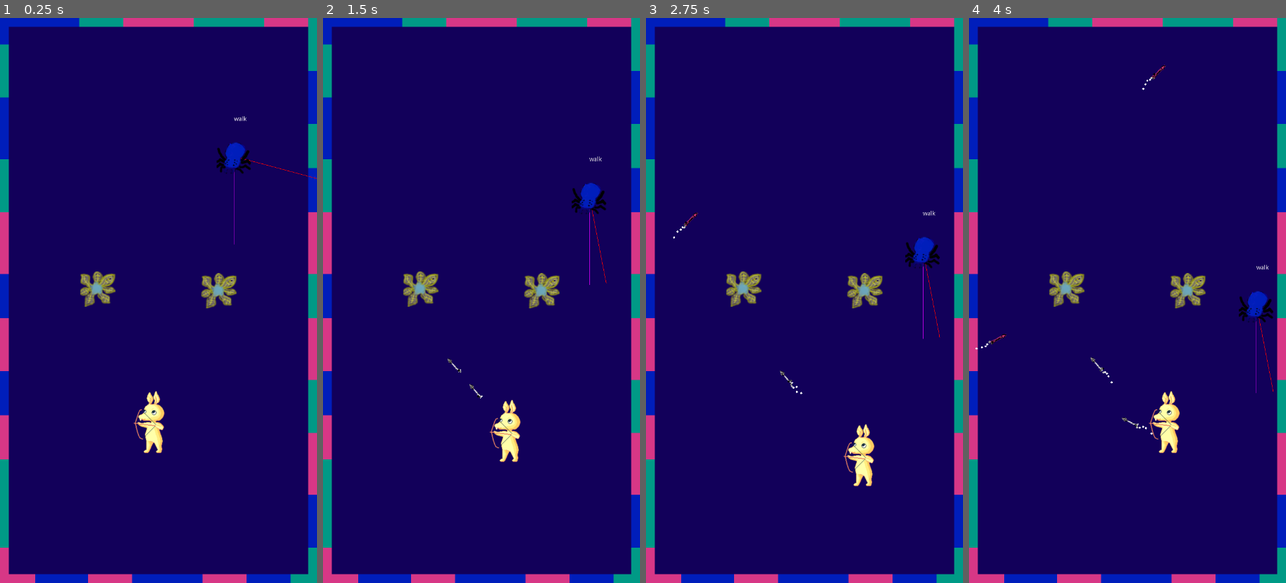
Above: before the commit, frames 1-4 (left to right).
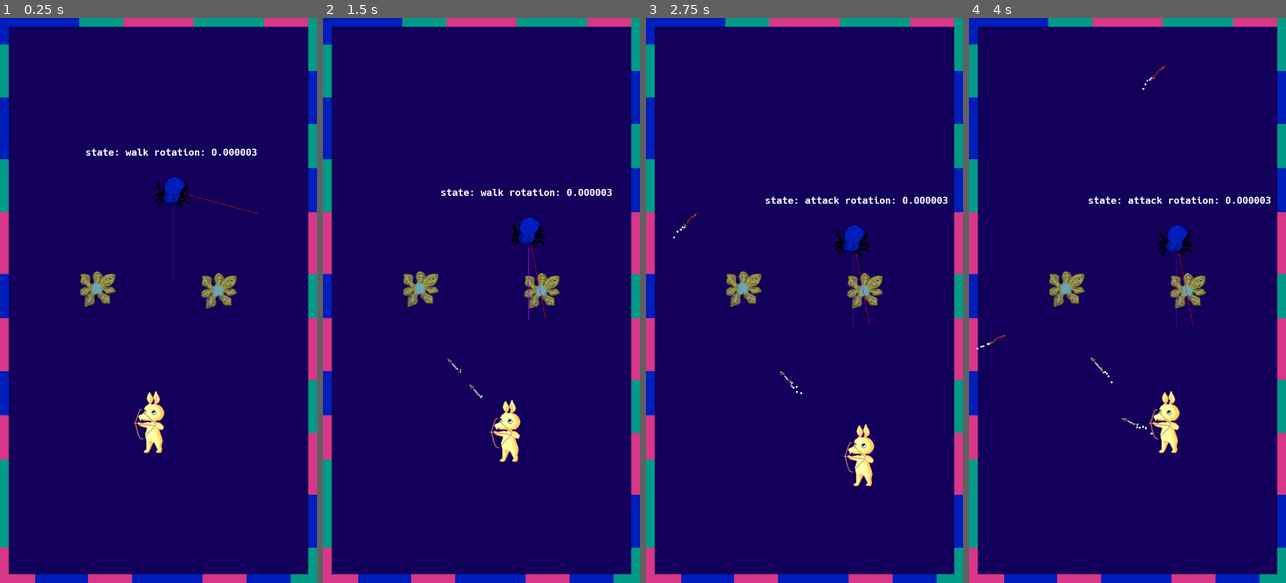
Above: after the commit, the same moments.

Repository: algch/BounceBunny
Game: Godot game, scene res://main.tscn
Same seed, same stepped clock (60 frames per second), same inputs: the game is played once before the commit and once after it.
Inputs (mouse positions are in pixels of both pictures, inside the frame that each line leads up to):
- Up to frame 1 (0.25 s): no input
- Up to frame 2 (1.5 s): move the mouse to (551, 272) at 0.52 s; press the mouse at (551, 272) at 0.53 s; hold Right (ui_right) 0.53-1.28 s; move the mouse to (418, 328) at 1.27 s; release the mouse at (418, 328) at 1.28 s; hold Down (ui_down) from 1.28 s (still down); click (418, 328) at 1.35 s
- Up to frame 3 (2.75 s): move the mouse to (836, 176) at 2.02 s; release Down (ui_down) at 2.03 s; press the mouse at (836, 176) at 2.03 s; hold Right (ui_right) from 2.03 s (still down)
- Up to frame 4 (4 s): move the mouse to (1111, 413) at 2.77 s; release Right (ui_right) at 2.78 s; release the mouse at (1111, 413) at 2.78 s; hold Up (ui_up) 2.78-3.53 s; click (1111, 413) at 2.85 s; move the mouse to (1222, 385) at 3.52 s; press the mouse at (1222, 385) at 3.53 s; hold Left (ui_left) from 3.53 s (still down)

The runs differ from the first frame. In frame 1, 1.1% of the frame differs, in the area x 27-100%, y 17-47%; in frame 2, 1.1%; in frame 3, 1.2%; in frame 4, 1.2%, in the area x 2-97%, y 31-67%.

Commit message:
more debug

Diff:
--- a/enemies/spider/spider.gd
+++ b/enemies/spider/spider.gd
@@ -38,6 +38,8 @@
 
 var damage = 1.0
 var health = 300.0
+
+var default_font = DynamicFont.new()
 
 
 onready var player = get_node('/root/main/player')
@@ -64,6 +66,10 @@
 	attack_timer.connect('timeout', self, 'attack')
 	add_child(attack_timer)
 
+	default_font.font_data = load('res://fonts/default-font.ttf')
+	default_font.size = 22
+
+
 
 func handleWeaponCollision(weapon):
 	# TODO involve color mechanics here
@@ -86,8 +92,6 @@
 			var motion = motion_dir.normalized() * SPEED * delta
 			if abs(motion_dir.angle() - facing_dir.angle()) > HALF_PI/8.0:
 				motion_dir = motion_dir.rotated(deg2rad(rotation_speed * rotation_dir))
-
-			print('facing angle = ', facing_dir.angle())
 
 			var collision = move_and_collide(motion)
 			rotation = facing_dir.angle() - HALF_PI
@@ -202,9 +206,8 @@
 func _draw():
 	draw_line(Vector2(0, 0), Vector2(0, 0) + motion_dir*200, Color(1, 0, 0))
 	draw_line(Vector2(0, 0), Vector2(0, 0) + facing_dir*200, Color(0.75, 0, 0.9))
-	var label = Label.new()
-	var font = label.get_font('')
-	draw_string(font, Vector2(0, -80), getStateName(current_state), Color(1, 1, 1))
+	var message = 'state: ' + getStateName(current_state) + ' rotation: ' + str(rad2deg(rotation))
+	draw_string(default_font, Vector2(-200, -80),  message, Color(1, 1, 1))
 
 
 func _process(delta):
--- a/enemies/spider/spider.tscn
+++ b/enemies/spider/spider.tscn
@@ -28,7 +28,7 @@
 
 [node name="CollisionPolygon2D" type="CollisionPolygon2D" parent="visionArea"]
 position = Vector2( 5.33308, 0 )
-polygon = PoolVector2Array( -120, 160, 120, 160, 0, 0 )
+polygon = PoolVector2Array( -120, 280, 120, 280, 0, 0 )
 [connection signal="body_entered" from="attackArea" to="." method="on_attackArea_body_entered"]
 [connection signal="body_exited" from="attackArea" to="." method="on_attackArea_body_exited"]
 [connection signal="body_entered" from="visionArea" to="." method="on_visionArea_body_entered"]
--- a/main.tscn
+++ b/main.tscn
@@ -25,4 +25,4 @@
 position = Vector2( 497.359, 617.898 )
 
 [node name="spider" parent="." instance=ExtResource( 5 )]
-position = Vector2( 507.327, 310.427 )
+position = Vector2( 368.965, 388.478 )
Binary file added: fonts/default-font.ttf
